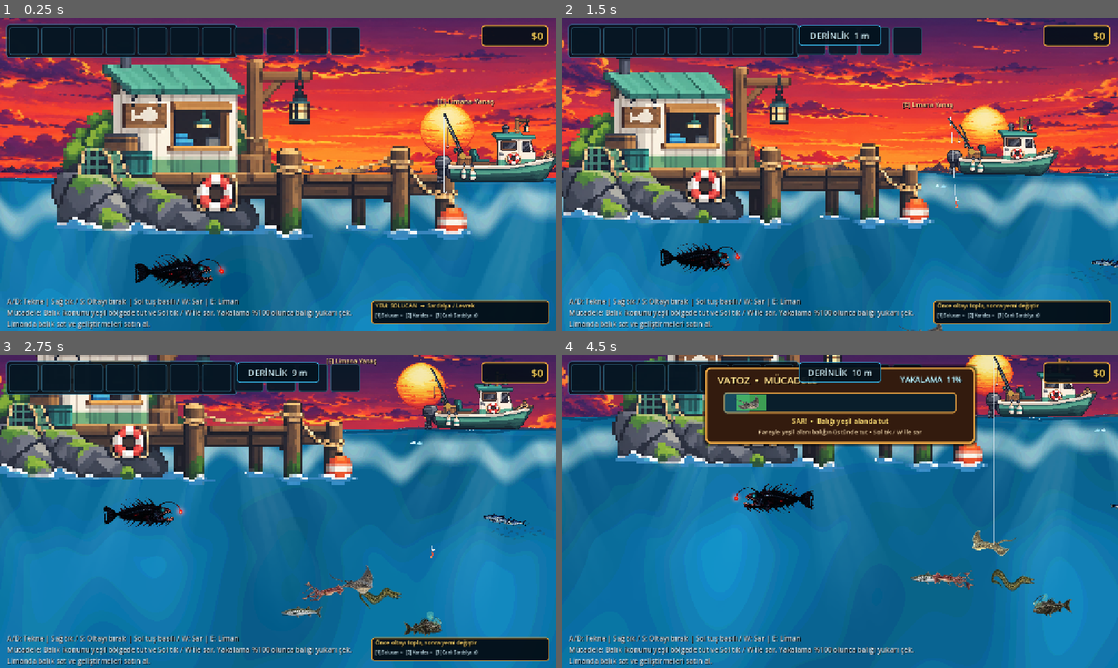
Above: before the commit, frames 1-4 (two rows, left to right).
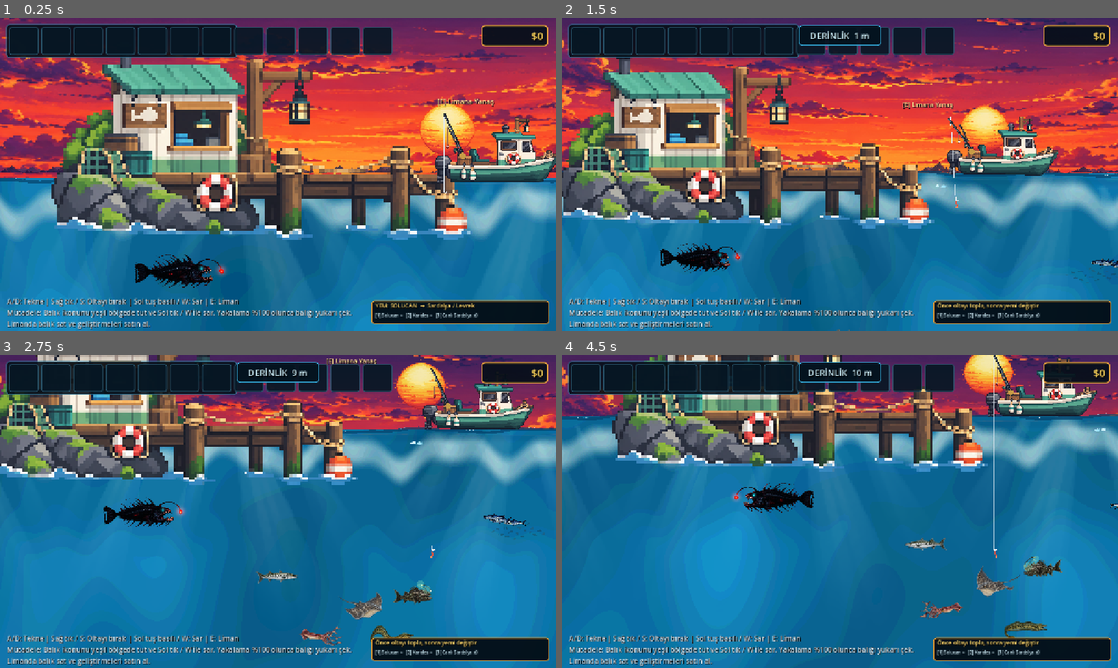
Above: after the commit, the same moments.

Repository: mirackayademir/TinyFisher
Game: Godot game, scene res://scenes/world.tscn
The game is run twice, just before and just after one commit, with the same random seed, the same clock (stepped at 60 frames per second) and the same inputs.
Inputs (mouse positions are in pixels of both pictures, inside the frame that each line leads up to):
- Up to frame 1 (0.25 s): no input
- Up to frame 2 (1.5 s): tap Enter at 0.5 s; move the mouse to (962, 158) at 0.52 s; hold D (move_right) 0.53-1.28 s; tap E (dock) at 0.6 s; click (962, 158) at 0.67 s; move the mouse to (728, 190) at 1.27 s; hold S from 1.28 s (still down); tap 1 at 1.35 s
- Up to frame 3 (2.75 s): move the mouse to (333, 442) at 2.02 s; release S at 2.03 s; hold D (move_right) from 2.03 s (still down); tap 2 at 2.1 s
- Up to frame 4 (4.5 s): move the mouse to (812, 574) at 2.77 s; release D (move_right) at 2.78 s; hold W 2.78-3.53 s; tap 3 at 2.85 s; click (812, 574) at 2.92 s; move the mouse to (1006, 558) at 3.52 s; hold A (move_left) from 3.53 s (still down); tap E (dock) at 3.6 s; move the mouse to (673, 464) at 4.27 s; tap 1 at 4.35 s

The runs differ from the first frame. In frame 1, 0.5% of the frame differs, in the area x 65-71%, y 2-12%; in frame 2, 0.5%; in frame 3, 2.5%; in frame 4, 18%, in the area x 0-100%, y 0-98%.

Commit message:
feat: restore swordfish with new artwork

Diff:
--- a/scenes/fish.gd
+++ b/scenes/fish.gd
@@ -556,7 +556,7 @@
 	var vertical_error: float = behavior_vertical_target - behavior_vertical_offset
 	var motion_pitch: float = deg_to_rad(clampf(vertical_error * 0.045, -4.5, 4.5))
 	var wave_rotation: float = deg_to_rad(wave * swim_wave_angle * 0.34)
-	var exact_art: bool = FishCatalog.is_wave_1_species(fish_type) or fish_type == "Köpekbalığı"
+	var exact_art: bool = FishCatalog.is_wave_1_species(fish_type) or fish_type in ["Köpekbalığı", "Kılıç Balığı"]
 
 	# Onayli 5 raster balikta resmi bukup karartma: kaynak goruntu birebir kalsin.
 	if exact_art:
--- a/scenes/fish_catalog.gd
+++ b/scenes/fish_catalog.gd
@@ -13,6 +13,7 @@
 	"Uskumru",
 	"Ton Balığı",
 	"Köpekbalığı",
+	"Kılıç Balığı",
 	"Fener Balığı",
 	"Barakuda",
 	"Müren",
@@ -159,6 +160,33 @@
 		"hook_struggle_angle": 12.0,
 		"fight": [280.0, 0.32, 20.0, 31.0, 58.0],
 		"tension": [32.0, 22.0, 12.0]
+	},
+	"Kılıç Balığı": {
+		"value": 220,
+		"habitat": "Açık deniz / hızlı avcı",
+		"depth_label": "15–20 m (TEST)",
+		"texture_path": "res://generation/fish/kilic_baligi.webp",
+		"behavior_id": "hunter",
+		"target_count": 2,
+		"spawn_x": [4300.0, 7800.0],
+		"spawn_y": [820.0, 980.0],
+		"speed": [74.0, 94.0],
+		"distance": [360.0, 620.0],
+		"bob": [4.0, 6.5],
+		"visual_scale": 0.68,
+		"swim_wave_speed": 3.4,
+		"swim_wave_angle": 0.8,
+		"acceleration": 300.0,
+		"vertical_response": 54.0,
+		"turn_roll": 5.0,
+		"tail_strength": 12.0,
+		"tail_speed": 7.0,
+		"body_strength": 1.5,
+		"collision": [160.0, 50.0],
+		"hook_struggle_angle": 14.0,
+		"fight": [315.0, 0.28, 19.0, 33.0, 56.0],
+		"tension": [31.0, 22.0, 12.0],
+		"asset_status": "restored_user_art"
 	},
 	"Fener Balığı": {
 		"value": 300,
Not shown, changed: generation/ASSET_LIST.md
